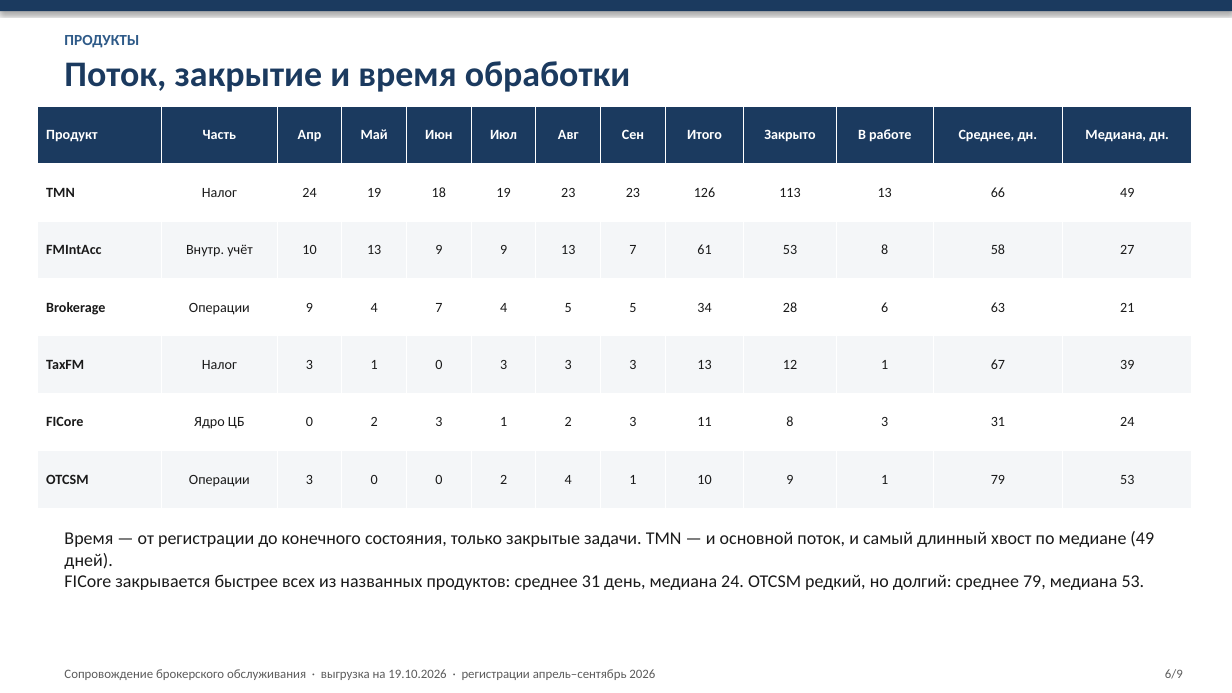
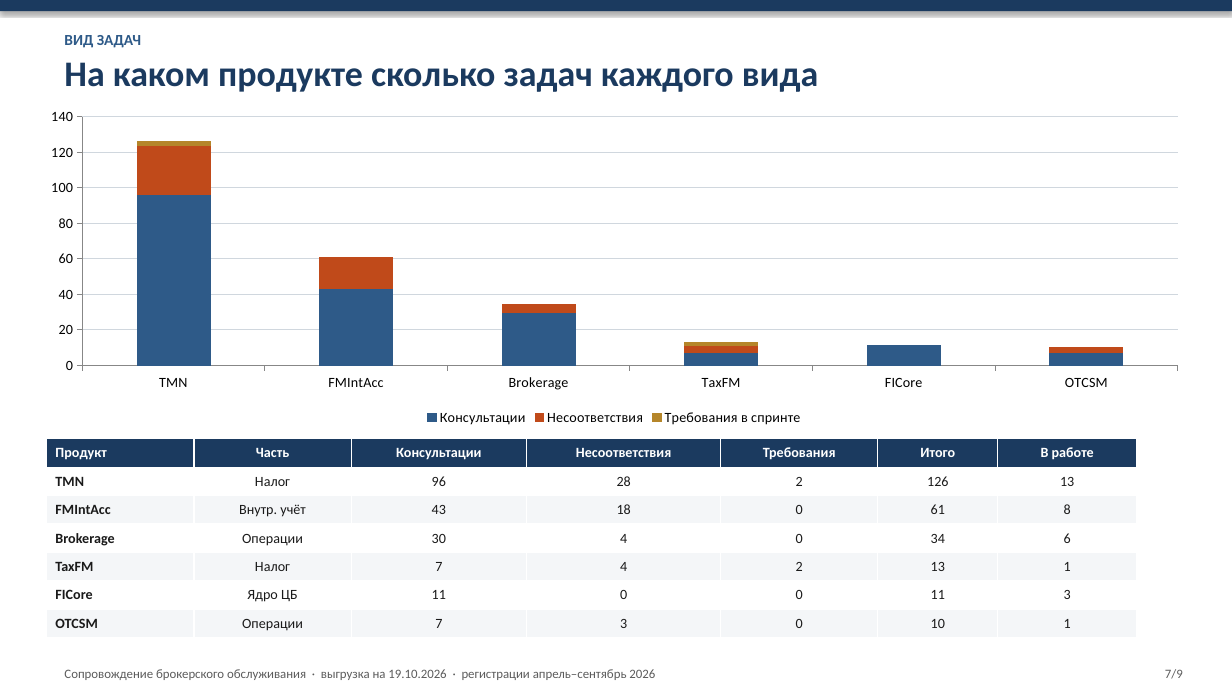
Before and after one commit to kkokurin799/Work, a slide deck: slide 7 of support-stats/brokerage_support_stats.pptx (slide 6 before the commit). Drawn at 1232x693 pixels with LibreOffice and Linux fonts; fonts in the diff are those of the drawing. Boxes give left, top, right and bottom in pixels: in the first picture for what was removed or moved away, otherwise in the second. Text is boxed around its words. In the diff, an @@ line names an element or a change of style, - is before the commit and + after.

```diff
--- a/support-stats/brokerage_support_stats.pptx
+++ b/support-stats/brokerage_support_stats.pptx
@@ text at box(64, 35, 141, 48): text changed @@
-ПРОДУКТЫ
+ВИД ЗАДАЧ
@@ text at box(64, 62, 818, 92): text changed @@
-Поток, закрытие и время обработки
+На каком продукте сколько задач каждого вида
@@ column stacked chart added at box(28, 102, 1202, 430) @@
+categories: TMN, FMIntAcc, Brokerage, TaxFM, FICore, OTCSM
+Консультации: 96, 43, 30, 7, 11, 7
+Несоответствия: 28, 18, 4, 4, 0, 3
+Требования в спринте: 2, 0, 0, 2, 0, 0
@@ table removed at box(37, 106, 1192, 508), 7 rows, 13 columns @@
-Продукт | Часть | Апр | Май | Июн | Июл | Авг | Сен | Итого | Закрыто | В работе | Среднее, дн. | Медиана, дн.
-TMN | Налог | 24 | 19 | 18 | 19 | 23 | 23 | 126 | 113 | 13 | 66 | 49
-FMIntAcc | Внутр. учёт | 10 | 13 | 9 | 9 | 13 | 7 | 61 | 53 | 8 | 58 | 27
-Brokerage | Операции | 9 | 4 | 7 | 4 | 5 | 5 | 34 | 28 | 6 | 63 | 21
-TaxFM | Налог | 3 | 1 | 0 | 3 | 3 | 3 | 13 | 12 | 1 | 67 | 39
-FICore | Ядро ЦБ | 0 | 2 | 3 | 1 | 2 | 3 | 11 | 8 | 3 | 31 | 24
-OTCSM | Операции | 3 | 0 | 0 | 2 | 4 | 1 | 10 | 9 | 1 | 79 | 53
@@ table added at box(46, 439, 1137, 638), 7 rows, 7 columns @@
+Продукт | Часть | Консультации | Несоответствия | Требования | Итого | В работе
+TMN | Налог | 96 | 28 | 2 | 126 | 13
+FMIntAcc | Внутр. учёт | 43 | 18 | 0 | 61 | 8
+Brokerage | Операции | 30 | 4 | 0 | 34 | 6
+TaxFM | Налог | 7 | 4 | 2 | 13 | 1
+FICore | Ядро ЦБ | 11 | 0 | 0 | 11 | 3
+OTCSM | Операции | 7 | 3 | 0 | 10 | 1
@@ text removed at box(64, 531, 1154, 590) @@
-Время — от регистрации до конечного состояния, только закрытые задачи. TMN — и основной поток, и самый длинный хвост по медиане (49 дней).
-FICore закрывается быстрее всех из названных продуктов: среднее 31 день, медиана 24. OTCSM редкий, но долгий: среднее 79, медиана 53.
@@ text at box(1165, 669, 1183, 679): text changed @@
-6/9
+7/9
```
Also in this commit, not shown: 4 other slides changed, 1 slide added, 1 slide removed, 3 other files.
